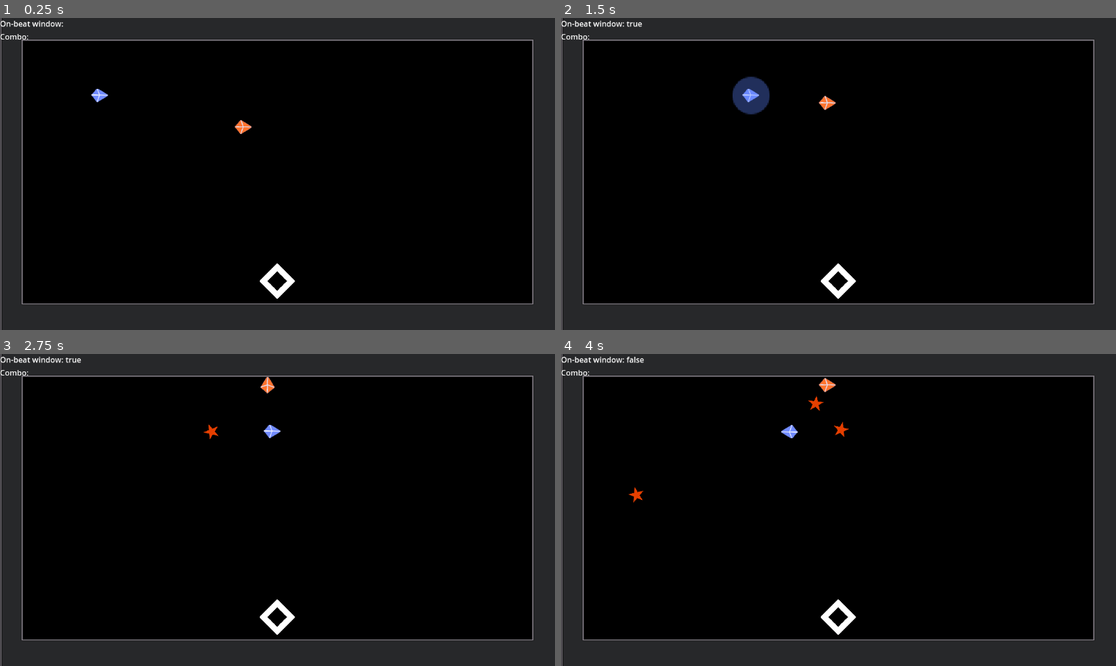
Above: before the commit, frames 1-4 (two rows, left to right).
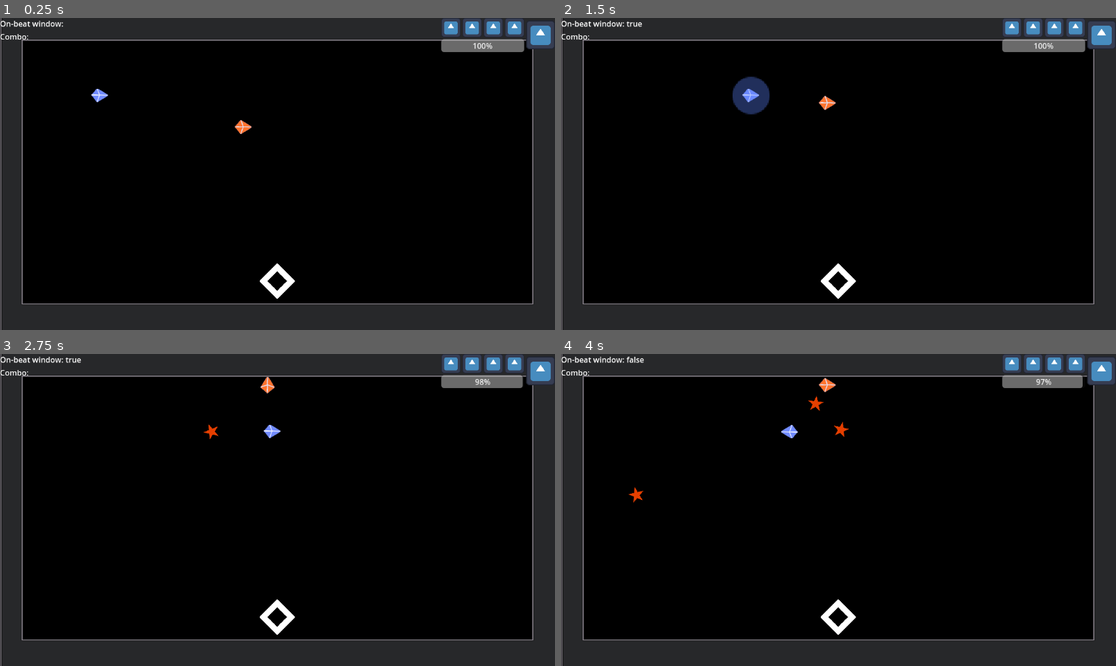
Above: after the commit, the same moments.

Repository: parkouralvoil/holoparry-fangamejam
Game: Godot game, scene res://levels/test_level.tscn
Two runs of this game, one before a commit and one after it. Both use one fixed random seed, a clock stepped at 60 frames per second and the inputs below. The engine's default icon, where the game draws it, is replaced by a stand-in: a white triangle on a blue panel in a dark square. Sound files missing from this copy of the repository are replaced by a short silence.
Inputs:
- Up to frame 1 (0.25 s): no input
- Up to frame 2 (1.5 s): hold D (move_right) 0.53-1.28 s; tap Space (beat_activate) at 0.6, 1.35 s; hold Down (combo_down) from 1.28 s (still down)
- Up to frame 3 (2.75 s): release Down (combo_down) at 2.03 s; hold D (move_right) from 2.03 s (still down); tap Space (beat_activate) at 2.1 s
- Up to frame 4 (4 s): release D (move_right) at 2.78 s; hold Up (combo_up) 2.78-3.53 s; tap Space (beat_activate) at 2.85, 3.6 s; hold A (move_left) from 3.53 s (still down)

The runs differ from the first frame. In frame 1, 1.8% of the frame differs, in the area x 79-100%, y 0-11%; in frame 2, 1.8%; in frame 3, 1.8%; in frame 4, 1.8%.

Commit message:
feat: added HP and damage

Diff:
--- a/characters/character.gd
+++ b/characters/character.gd
@@ -18,6 +18,8 @@
 var _rotation_speed: float = TAU * 4 # TAU is a full circle, this is 4 full rotations per sec
 var _theta: float
 
+var _hp: int = 100
+
 @onready var _Sprite: Sprite2D = $Sprite2D
 
 func _ready() -> void:
@@ -26,6 +28,8 @@
 	assert(_Hitbox)
 	EventBus.beat_window_changed.connect(_on_beat_window_changed)
 	_Hitbox.got_hit.connect(_on_hit)
+
+	EventBus.player_hp_updated.emit(_hp)
 
 
 func _process(delta: float) -> void:
@@ -103,3 +107,5 @@
 
 func _on_hit(dmg: float) -> void:
 	print_debug("ouch i got hit")
+	_hp -= 1
+	EventBus.player_hp_updated.emit(_hp)
--- a/globals/EventBus.gd
+++ b/globals/EventBus.gd
@@ -2,3 +2,4 @@
 
 signal beat_window_changed(active: bool) ## for BeatManager to Player communication
 signal player_combo_updated(new_combo: Array[PT.Combo]) ## Player to PlayerInterface
+signal player_hp_updated(new_hp: int)
--- a/interface/player_interface.gd
+++ b/interface/player_interface.gd
@@ -5,10 +5,12 @@
 
 @onready var _OnBeatLabel: Label = %OnBeat
 @onready var _ComboLabel: Label = %Combo
+@onready var _HPBar: ProgressBar = $HBoxContainer/VBoxContainer/HPBar
 
 func _ready() -> void:
 	EventBus.beat_window_changed.connect(_on_beat_window_changed)
 	EventBus.player_combo_updated.connect(_on_player_combo_updated)
+	EventBus.player_hp_updated.connect(_on_player_hp_updated)
 
 
 func _convert_combo_to_string(c: PT.Combo) -> String:
@@ -27,6 +29,8 @@
 		new_text = new_text + " " + _convert_combo_to_string(c)
 	_ComboLabel.text = new_text
 
+func _on_player_hp_updated(new_hp: int) -> void:
+	_HPBar.value = new_hp
 
 func _on_beat_window_changed(active: bool) -> void:
 	_OnBeatLabel.text = "On-beat window: " + str(active)
--- a/interface/player_interface.tscn
+++ b/interface/player_interface.tscn
@@ -1,6 +1,7 @@
-[gd_scene load_steps=2 format=3 uid="uid://cq6rbvv0vku06"]
+[gd_scene load_steps=3 format=3 uid="uid://cq6rbvv0vku06"]
 
 [ext_resource type="Script" uid="uid://dmvpcdpyun8lr" path="res://interface/player_interface.gd" id="1_mh0db"]
+[ext_resource type="Texture2D" uid="uid://bsm4p8up35xyf" path="res://icon.svg" id="2_ngni7"]
 
 [node name="PlayerInterface" type="Control"]
 layout_mode = 3
@@ -10,6 +11,67 @@
 grow_horizontal = 2
 grow_vertical = 2
 script = ExtResource("1_mh0db")
+
+[node name="HBoxContainer" type="HBoxContainer" parent="."]
+layout_mode = 1
+anchors_preset = 1
+anchor_left = 1.0
+anchor_right = 1.0
+offset_left = -220.0
+offset_bottom = 60.0
+grow_horizontal = 0
+
+[node name="VBoxContainer" type="VBoxContainer" parent="HBoxContainer"]
+layout_mode = 2
+
+[node name="Skills" type="HBoxContainer" parent="HBoxContainer/VBoxContainer"]
+custom_minimum_size = Vector2(0, 40)
+layout_mode = 2
+
+[node name="Skill1" type="TextureRect" parent="HBoxContainer/VBoxContainer/Skills"]
+custom_minimum_size = Vector2(40, 40)
+layout_mode = 2
+size_flags_horizontal = 10
+size_flags_vertical = 4
+texture = ExtResource("2_ngni7")
+expand_mode = 1
+
+[node name="Skill2" type="TextureRect" parent="HBoxContainer/VBoxContainer/Skills"]
+custom_minimum_size = Vector2(40, 40)
+layout_mode = 2
+size_flags_horizontal = 10
+size_flags_vertical = 4
+texture = ExtResource("2_ngni7")
+expand_mode = 1
+
+[node name="Skill3" type="TextureRect" parent="HBoxContainer/VBoxContainer/Skills"]
+custom_minimum_size = Vector2(40, 40)
+layout_mode = 2
+size_flags_horizontal = 10
+size_flags_vertical = 4
+texture = ExtResource("2_ngni7")
+expand_mode = 1
+
+[node name="Skill4" type="TextureRect" parent="HBoxContainer/VBoxContainer/Skills"]
+custom_minimum_size = Vector2(40, 40)
+layout_mode = 2
+size_flags_horizontal = 10
+size_flags_vertical = 4
+texture = ExtResource("2_ngni7")
+expand_mode = 1
+
+[node name="HPBar" type="ProgressBar" parent="HBoxContainer/VBoxContainer"]
+layout_mode = 2
+step = 1.0
+value = 100.0
+
+[node name="Character" type="TextureRect" parent="HBoxContainer"]
+custom_minimum_size = Vector2(0, 60)
+layout_mode = 2
+size_flags_horizontal = 10
+size_flags_vertical = 4
+texture = ExtResource("2_ngni7")
+expand_mode = 3
 
 [node name="VBoxContainer" type="VBoxContainer" parent="."]
 layout_mode = 0
